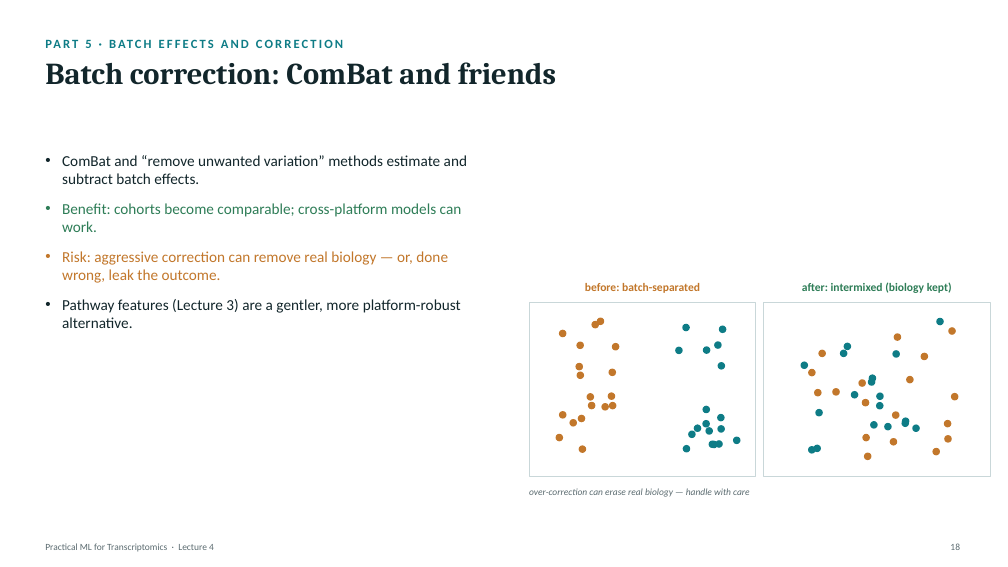
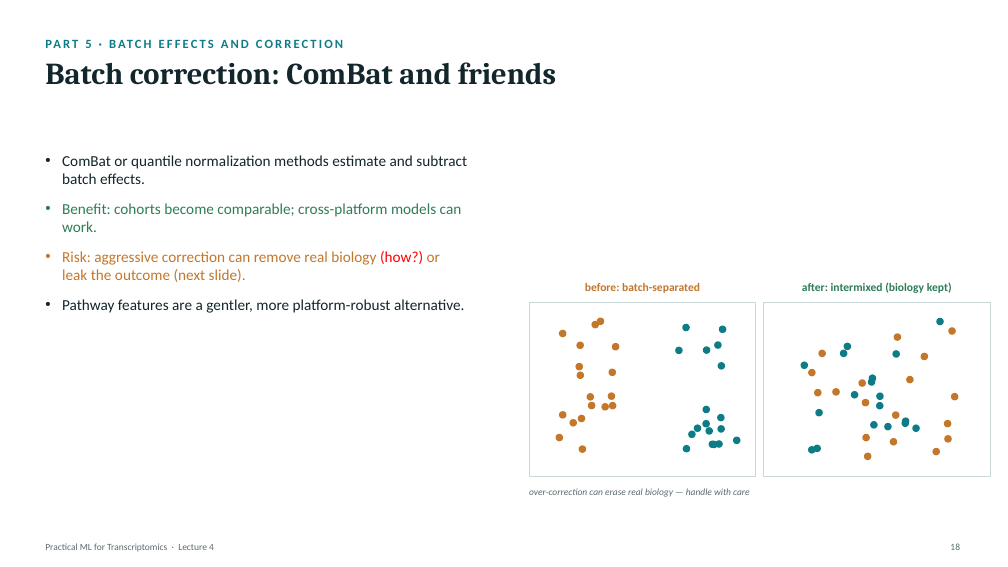
Before and after one commit to zhanyinx/ml26, a slide deck: slide 18 of lessons/lesson04_model_validation/theory/slides/Lecture4 - Model Improvement, Validation, and Interpretation.pptx. Drawn at 1008x567 pixels with LibreOffice and Linux fonts; fonts in the diff are those of the drawing. Boxes give left, top, right and bottom in pixels: in the first picture for what was removed or moved away, otherwise in the second. Text is boxed around its words. In the diff, an @@ line names an element or a change of style, - is before the commit and + after.

```diff
--- a/lessons/lesson04_model_validation/theory/slides/Lecture4 - Model Improvement, Validation, and Interpretation.pptx
+++ b/lessons/lesson04_model_validation/theory/slides/Lecture4 - Model Improvement, Validation, and Interpretation.pptx
@@ text at <box>62,155,467,169</box>: text changed @@
-• ComBat and “remove unwanted variation” methods estimate and subtract batch effects.
+• ComBat or quantile normalization methods estimate and subtract batch effects.
@@ text at <box>62,251,464,313</box>: text changed @@
-• Risk: aggressive correction can remove real biology — or, done wrong, leak the outcome.
-• Pathway features (Lecture 3) are a gentler, more platform-robust alternative.
+• Risk: aggressive correction can remove real biology (how?) or leak the outcome (next slide).
+• Pathway features are a gentler, more platform-robust alternative.
```
Also in this commit, not shown: 18 other slides changed, 4 slides added, 4 slides removed.
